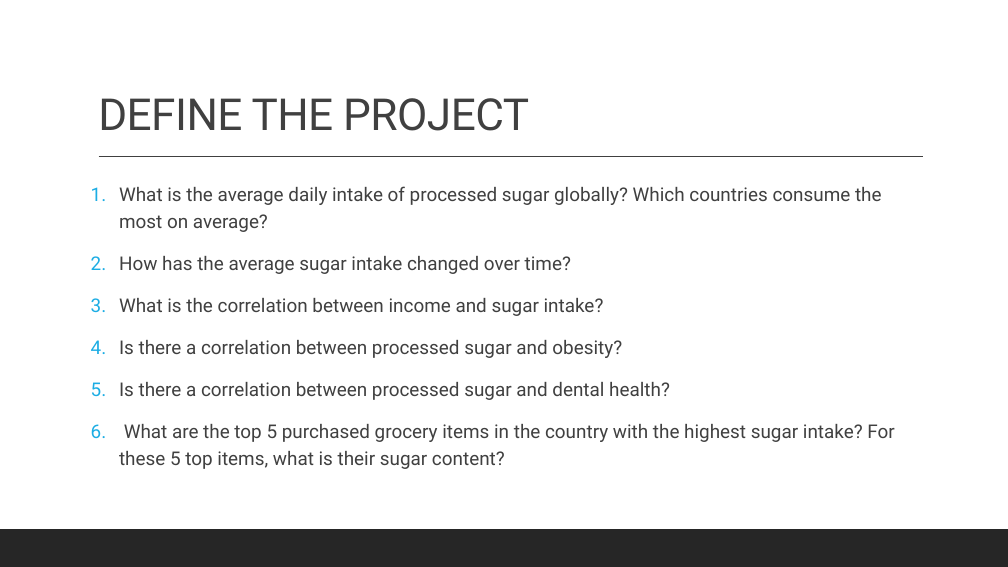
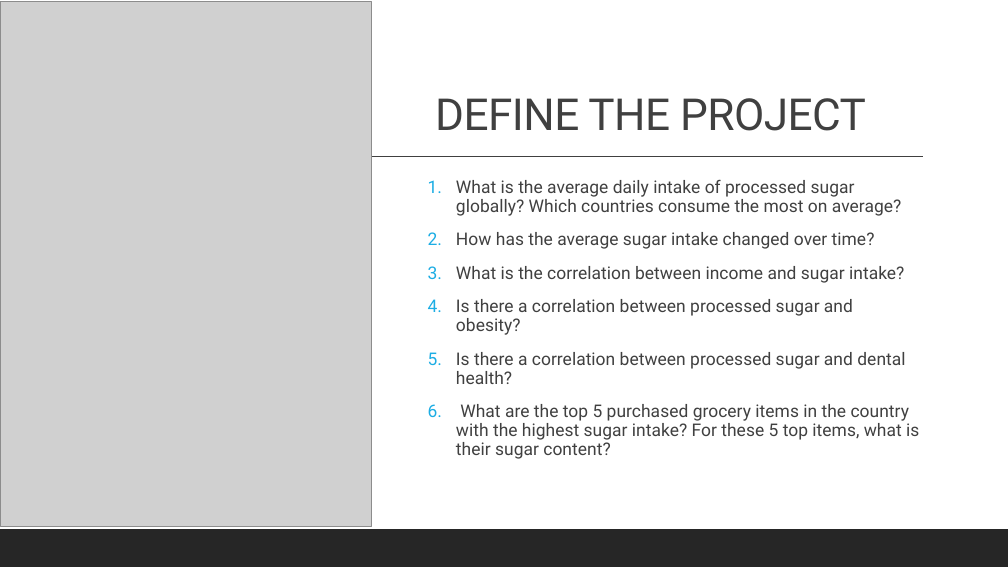
Before and after one commit to cbeachey/project1_influencers, a slide deck: slide 6 of Effects of Sugar Consumption.pptx (slide 5 before the commit). Drawn at 1008x567 pixels with LibreOffice and Linux fonts; fonts in the diff are those of the drawing; grey boxes stand for pictures. Boxes give left, top, right and bottom in pixels: in the first picture for what was removed or moved away, otherwise in the second. Text is boxed around its words. In the diff, an @@ line names an element or a change of style, - is before the commit and + after.

```diff
--- a/Effects of Sugar Consumption.pptx
+++ b/Effects of Sugar Consumption.pptx
@@ picture added at <box>0,2,371,527</box> @@
@@ title "DEFINE THE PROJECT": place and size @@
-title "DEFINE THE PROJECT" at <box>98,98,529,131</box>
+title "DEFINE THE PROJECT" at <box>435,98,866,131</box>
@@ text "What is the average daily ...": place and size @@
-text "What is the average daily ..." at <box>119,186,894,469</box>
+text "What is the average daily ..." at <box>456,179,919,459</box>
@@ text "What is the average daily ..." at <box>456,179,919,459</box>: size 18 to 16.6 pt; line spacing 1.2 to 0.9 @@
```
Also in this commit, not shown: 10 other slides changed, 3 slides added, 2 slides removed, 6 other files.
